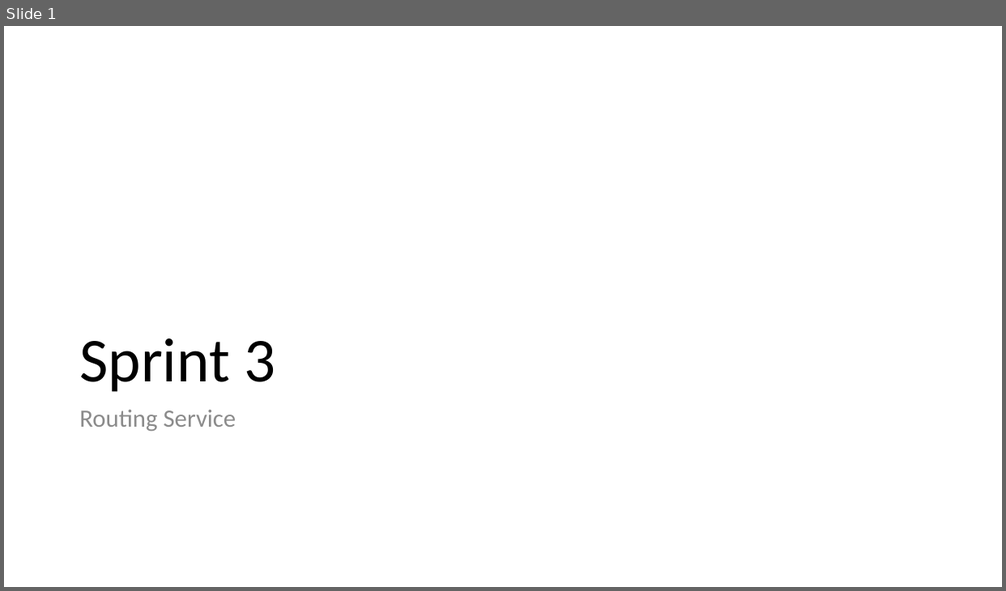
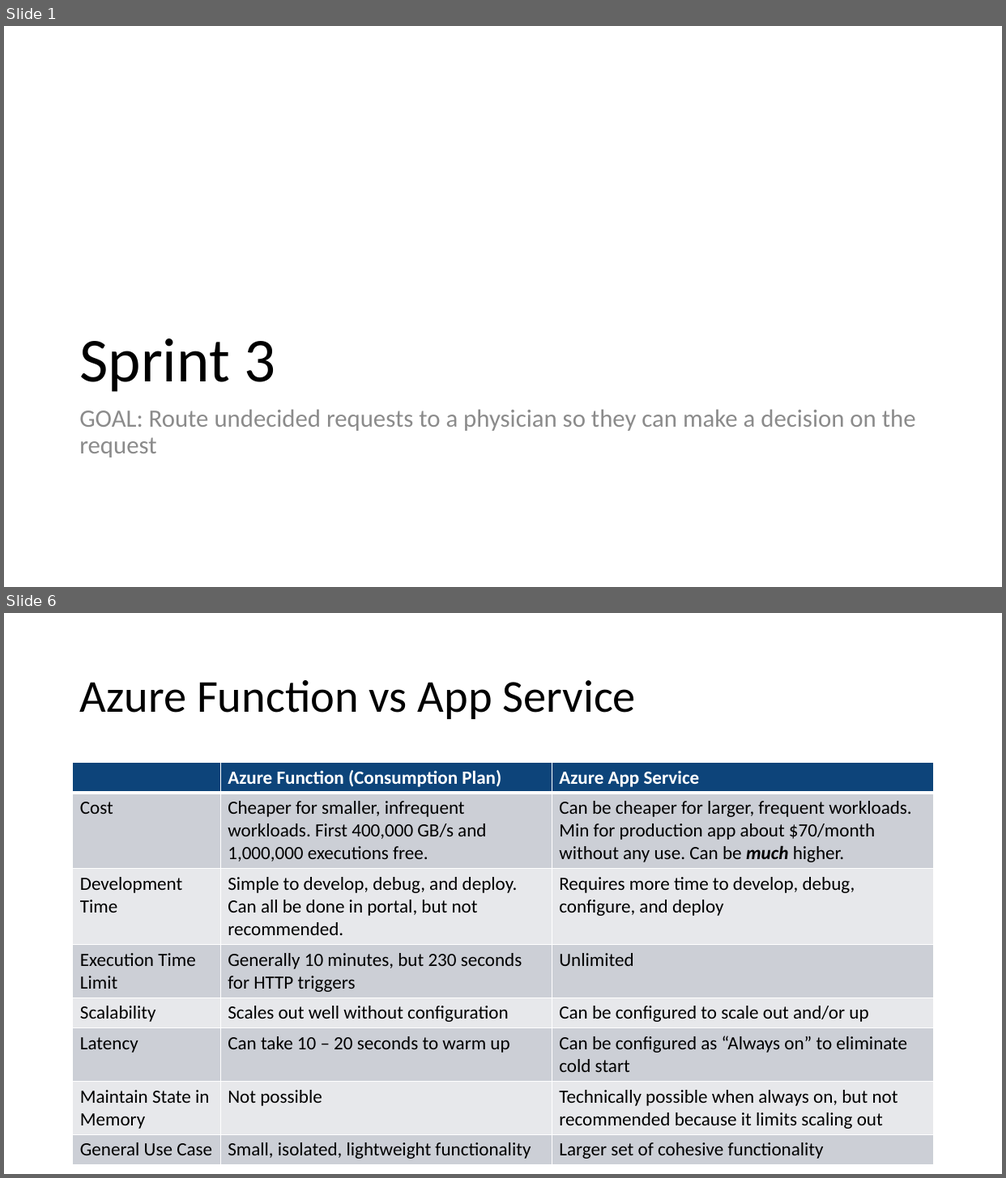
Before and after one commit to scottctr/EdaWorkshop, a slide deck: Sprint3/EdaWorkshop_Sprint3.pptx. Shown one above the other, each under a label of ours: slide 1 before the commit, slides 1 and 6 after it; the slides between them are not shown. The pictures are 1006x591 and 1006x1178 pixels, drawn with LibreOffice and Linux fonts; fonts in the diff are those of the drawing. Boxes give left, top, right and bottom in pixels: in the first picture for what was removed or moved away, otherwise in the second. Text is boxed around its words. In the diff, an @@ line names an element or a change of style, - is before the commit and + after.

Commit message:
Combining RoutingService and UI in sprint 3.

```diff
--- a/Sprint3/EdaWorkshop_Sprint3.pptx
+++ b/Sprint3/EdaWorkshop_Sprint3.pptx
@@ slide 6 added at [4, 613, 1002, 1174], background #FFFFFF @@
@@ title added at [80, 680, 635, 719], 44 pt, text #000000 @@
+Azure Function vs App Service
@@ table added at [73, 763, 934, 1162], 8 rows, 3 columns @@
+ | Azure Function (Consumption Plan) | Azure App Service
+Cost | Cheaper for smaller, infrequent workloads. First 400,000 GB/s and 1,000,000 executions free. | Can be cheaper for larger, frequent workloads. Min for production app about $70/month without any use. Can be much higher.
+Development Time | Simple to develop, debug, and deploy. Can all be done in portal, but not recommended. | Requires more time to develop, debug, configure, and deploy
+Execution Time Limit | Generally 10 minutes, but 230 seconds for HTTP triggers | Unlimited
+Scalability | Scales out well without configuration | Can be configured to scale out and/or up
+Latency | Can take 10 – 20 seconds to warm up | Can be configured as “Always on” to eliminate cold start
+Maintain State in Memory | Not possible | Technically possible when always on, but not recommended because it limits scaling out
+General Use Case | Small, isolated, lightweight functionality | Larger set of cohesive functionality
@@ slide 1 changed as well @@
@@ text at [79, 409, 916, 458]: text changed @@
-Routing Service
+GOAL: Route undecided requests to a physician so they can make a decision on the request
```
Also in this commit, not shown: 6 other slides changed, 6 other slides added, 21 other files.
